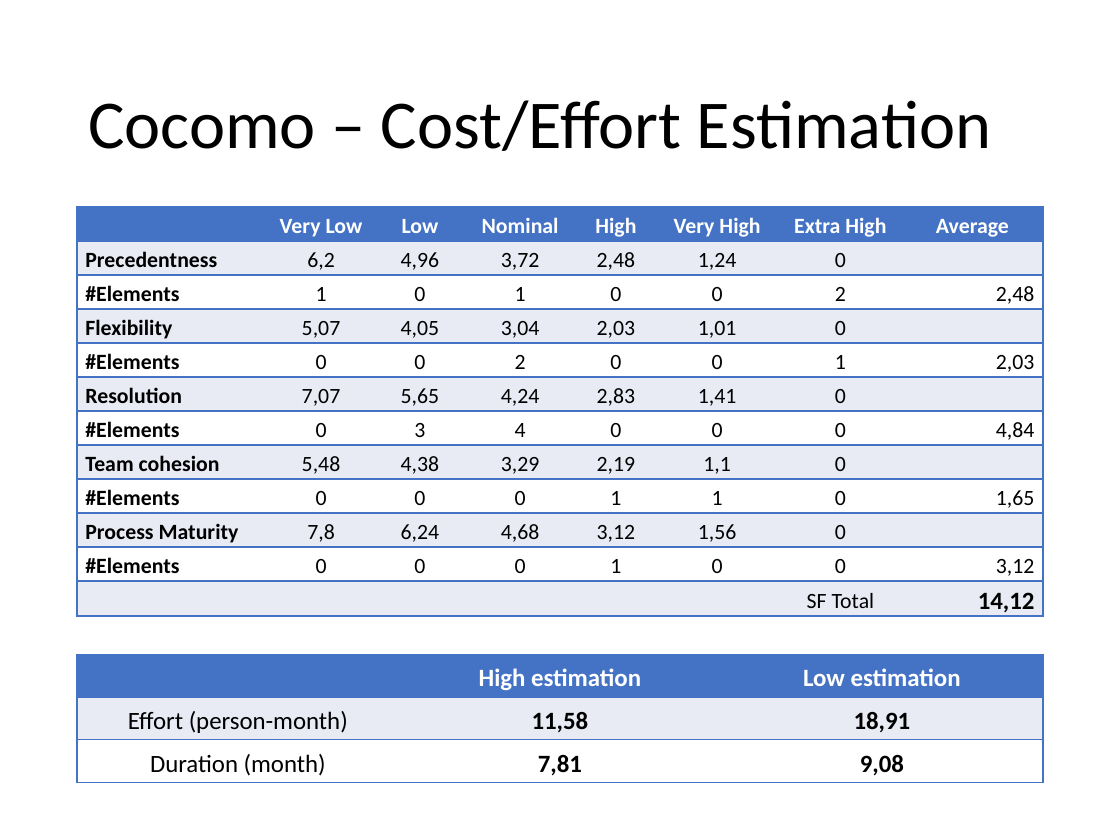
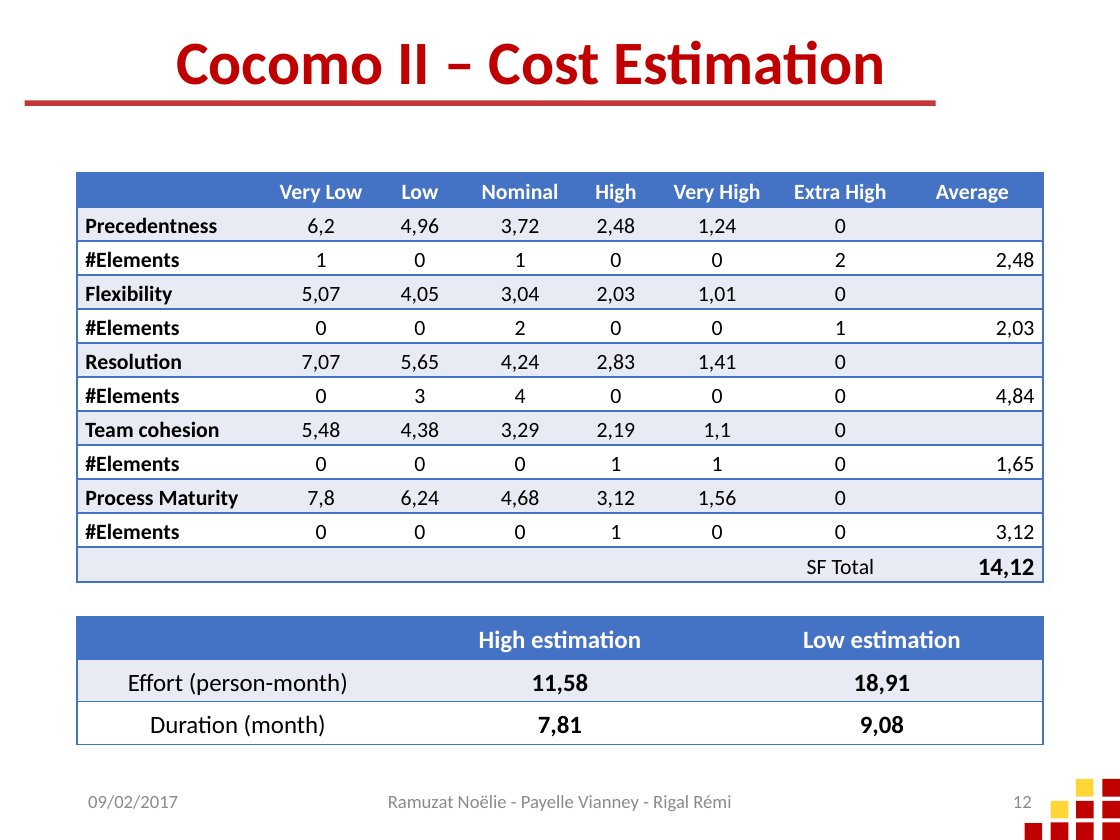
Before and after one commit to RemiRigal/Project-Software-Engineering-2, a slide deck: slide 12 of Oral Discussion/Software Engineering.pptx (slide 13 before the commit). Drawn at 1120x840 pixels with LibreOffice and Linux fonts; fonts in the diff are those of the drawing; background and template pictures are left out. Boxes give left, top, right and bottom in pixels: in the first picture for what was removed or moved away, otherwise in the second. Text is boxed around its words. In the diff, an @@ line names an element or a change of style, - is before the commit and + after.

```diff
--- a/Oral Discussion/Software Engineering.pptx
+++ b/Oral Discussion/Software Engineering.pptx
@@ title at (x1=176, y1=40, x2=885, y2=85): text changed; size 44 to 39.6 pt; text colour #000000 to #C00000; bold on @@
-Cocomo – Cost/Effort Estimation
+Cocomo II – Cost Estimation
@@ rectangle added at (x1=25, y1=101, x2=935, y2=106), fill #C43639 @@
@@ table moved from (x1=77, y1=207, x2=1043, y2=616) to (x1=77, y1=174, x2=1043, y2=582) @@
@@ table moved from (x1=77, y1=654, x2=1045, y2=783) to (x1=77, y1=616, x2=1045, y2=745) @@
@@ text added at (x1=88, y1=795, x2=178, y2=809), 12 pt, text #8C8C8C @@
+09/02/2017
@@ text added at (x1=388, y1=795, x2=731, y2=811), 12 pt, text #8C8C8C @@
+Ramuzat Noëlie - Payelle Vianney - Rigal Rémi
@@ page number added at (x1=1013, y1=796, x2=1032, y2=808), 12 pt, text #8C8C8C @@
+12
@@ rectangle added at (x1=1051, y1=801, x2=1068, y2=819), fill #FFD636 @@
@@ rectangle added at (x1=1076, y1=801, x2=1094, y2=819), fill #C00000 @@
@@ rectangle added at (x1=1076, y1=780, x2=1094, y2=797), fill #FFD636 @@
@@ rectangle added at (x1=1102, y1=801, x2=1120, y2=819), fill #C00000 @@
@@ rectangle added at (x1=1102, y1=780, x2=1120, y2=797), fill #C00000 @@
@@ rectangle added at (x1=1025, y1=823, x2=1043, y2=840), fill #C00000 @@
@@ rectangle added at (x1=1051, y1=822, x2=1068, y2=840), fill #C00000 @@
@@ rectangle added at (x1=1076, y1=822, x2=1094, y2=840), fill #C00000 @@
@@ rectangle added at (x1=1102, y1=822, x2=1120, y2=840), fill #C00000 @@
```
Also in this commit, not shown: 5 other slides changed, 9 slides added, 10 slides removed.
